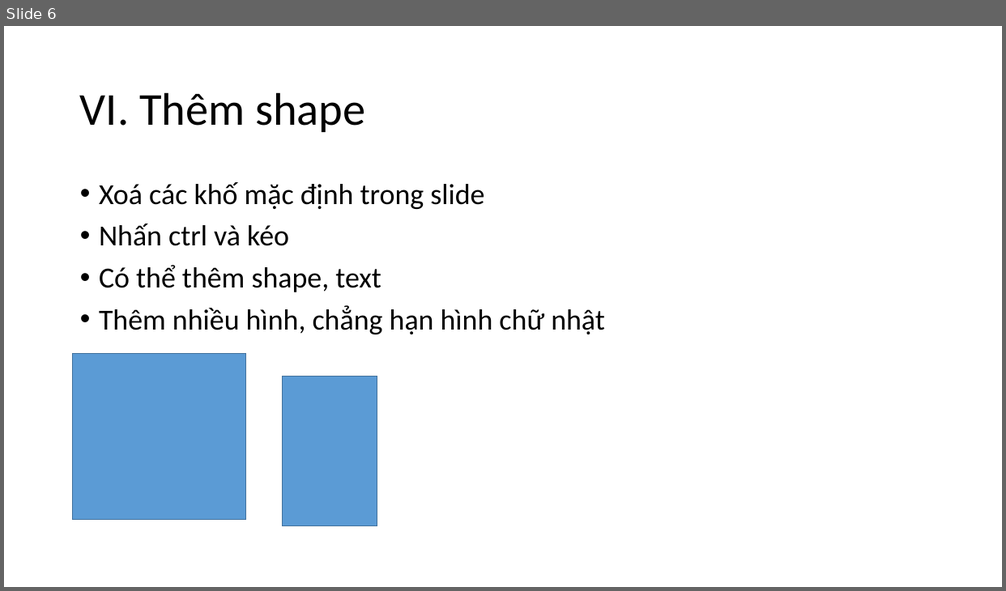
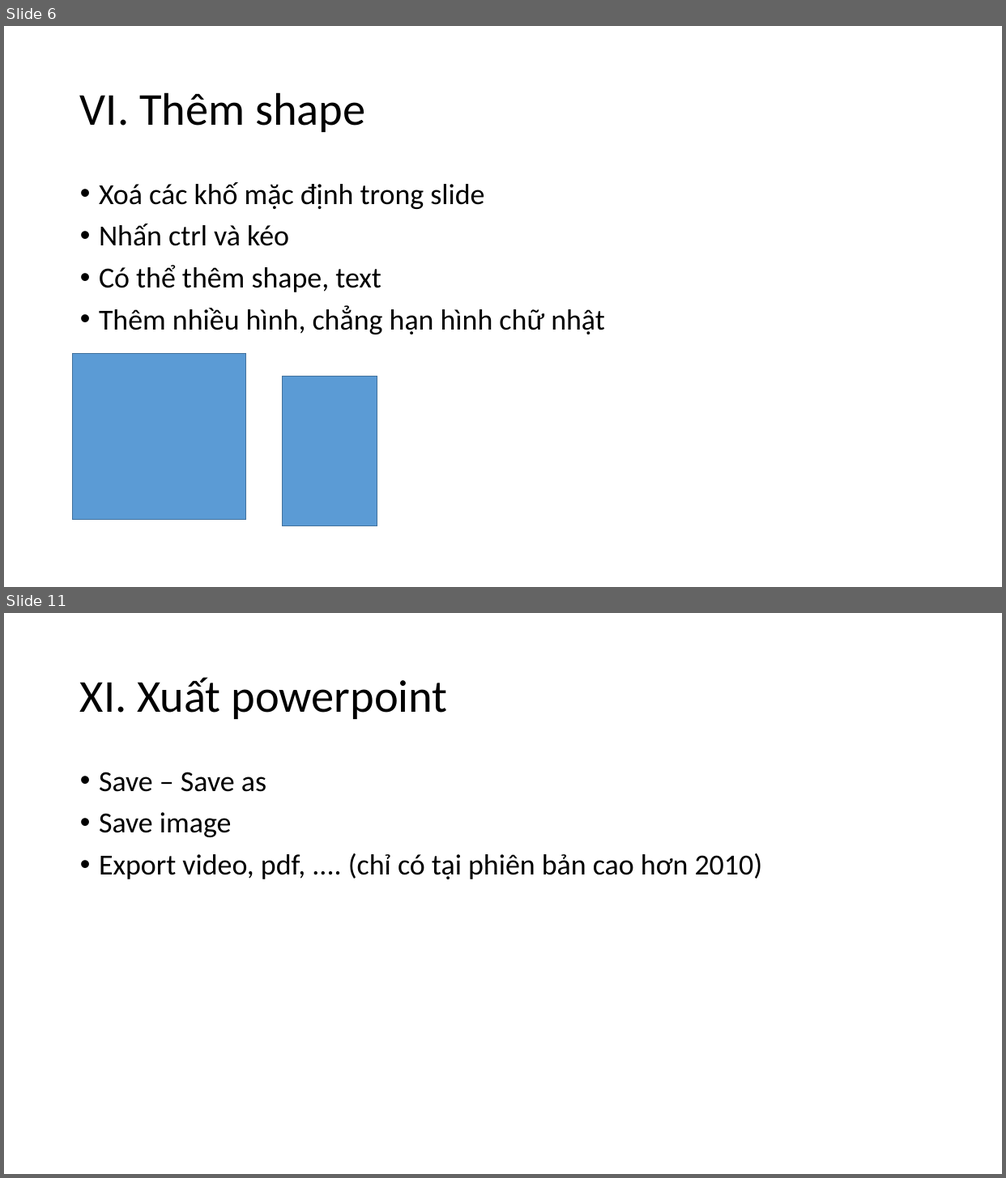
Before and after one commit to tranthanhbinh2603/PPTmasterclassV6_Powerpoint_from_A_to_Z, a slide deck: Powerpoint cơ bản.pptx. Shown one above the other, each under a label of ours: slide 6 before the commit, slides 6 and 11 after it; the slides between them are not shown. The pictures are 1006x591 and 1006x1178 pixels, drawn with LibreOffice and Linux fonts; fonts in the diff are those of the drawing. Boxes give left, top, right and bottom in pixels: in the first picture for what was removed or moved away, otherwise in the second. Text is boxed around its words. In the diff, an @@ line names an element or a change of style, - is before the commit and + after.

```diff
--- a/Powerpoint cơ bản.pptx
+++ b/Powerpoint cơ bản.pptx
@@ slide 11 added at <box>4,613,1002,1174</box>, background #FFFFFF @@
@@ title added at <box>80,677,448,719</box>, 44 pt, text #000000 @@
+XI. Xuất powerpoint
@@ text added at <box>99,772,763,879</box>, 28 pt, text #000000 @@
+• Save – Save as
+• Save image
+• Export video, pdf, .... (chỉ có tại phiên bản cao hơn 2010)
```
Also in this commit, not shown: 1 slide changed, 4 other slides added.
